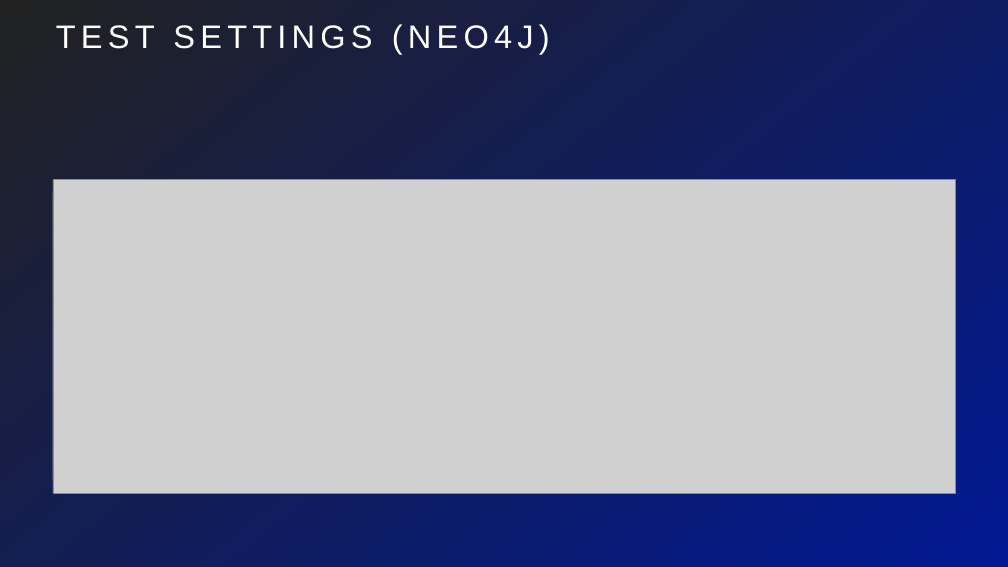
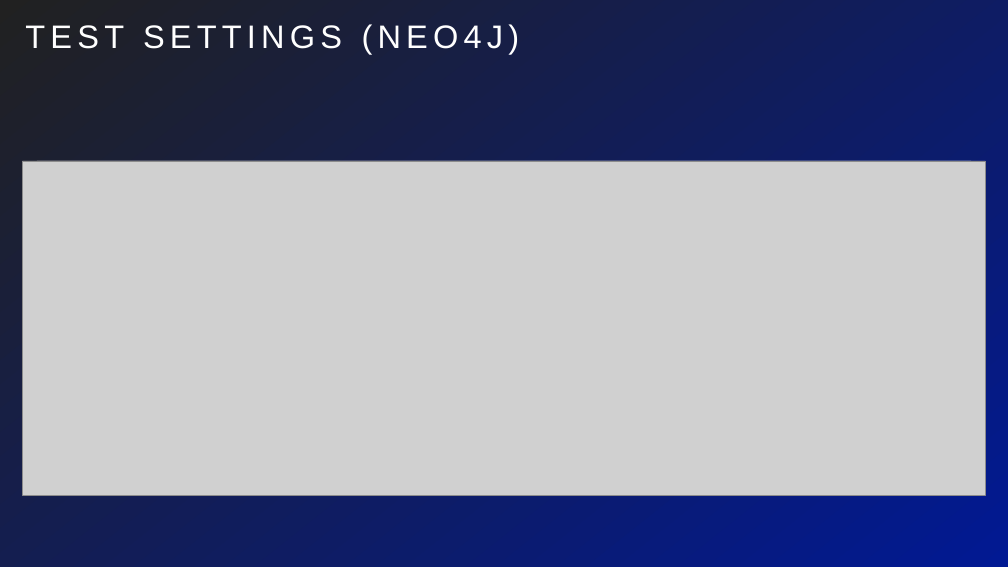
Before and after one commit to marco-brandizi/odx_neo4j_converter_test, a slide deck: slide 5 of test_report/ondex_graphdb_eval.pptx. Drawn at 1008x567 pixels with LibreOffice and Linux fonts; fonts in the diff are those of the drawing; grey boxes stand for pictures. Boxes give left, top, right and bottom in pixels: in the first picture for what was removed or moved away, otherwise in the second. Text is boxed around its words. In the diff, an @@ line names an element or a change of style, - is before the commit and + after.

```diff
--- a/test_report/ondex_graphdb_eval.pptx
+++ b/test_report/ondex_graphdb_eval.pptx
@@ title "TEST SETTINGS (NEO4J)": place and size @@
-title "TEST SETTINGS (NEO4J)" at bbox=[56, 24, 550, 54]
+title "TEST SETTINGS (NEO4J)" at bbox=[25, 24, 520, 54]
@@ picture: place and size @@
-picture at bbox=[53, 180, 955, 493]
+picture at bbox=[22, 161, 985, 495]
@@ rounded rectangle: place and size @@
-rounded rectangle at bbox=[53, 180, 955, 493]
+rounded rectangle at bbox=[22, 161, 985, 495]
```
Also in this commit, not shown: 16 other slides changed, 2 slides added, 2 other files.
